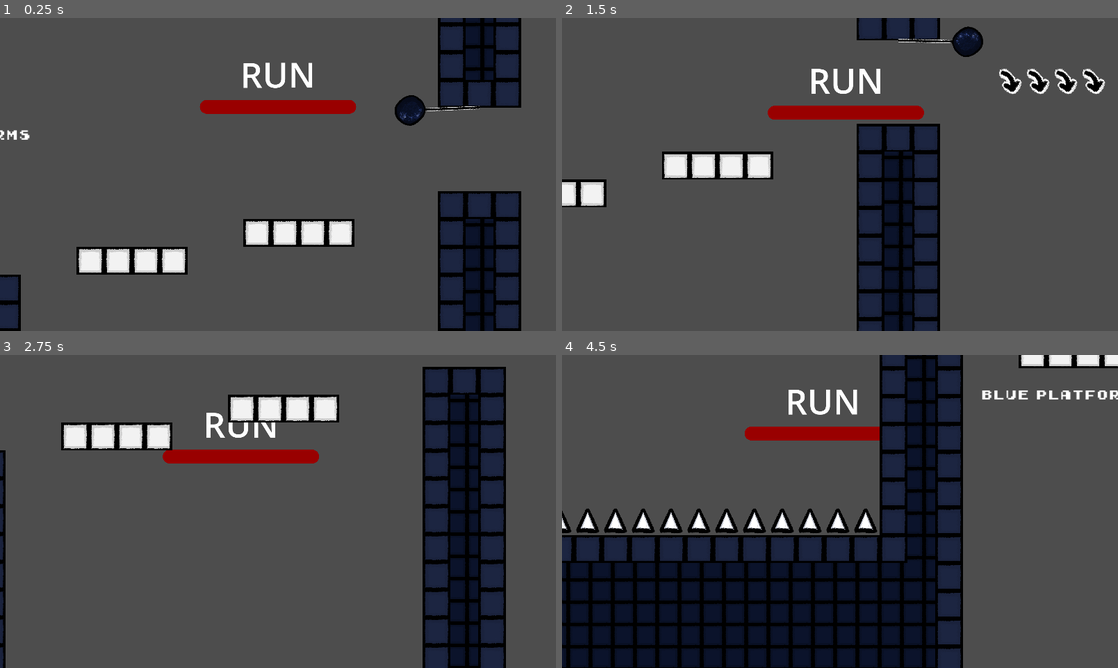
Above: before the commit, frames 1-4 (two rows, left to right).
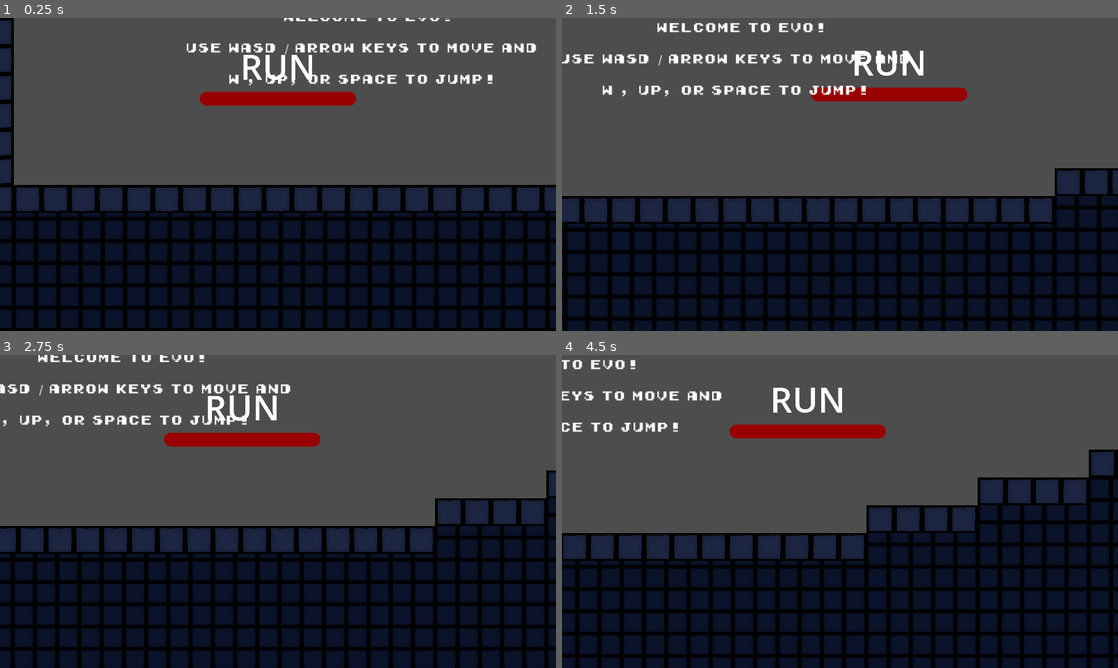
Above: after the commit, the same moments.

Repository: alexeiMikhail/evo
Game: Godot game, scene res://level_1.tscn
Same seed, same stepped clock (60 frames per second), same inputs: the game is played once before the commit and once after it.
Inputs:
- Up to frame 1 (0.25 s): no input
- Up to frame 2 (1.5 s): tap Space at 0.5, 1.25 s; hold Right (move_right) from 0.53 s (still down); tap Shift (dash) at 0.6, 1.35 s; tap Up (jump) at 0.77 s
- Up to frame 3 (2.75 s): tap Up (jump) at 1.52 s; tap Space at 2 s; release Right (move_right) at 2.03 s; hold Left (move_left) from 2.03 s (still down); tap Shift (dash) at 2.1 s
- Up to frame 4 (4.5 s): tap Space at 2.75, 3.5, 4.25 s; release Left (move_left) at 2.78 s; hold Right (move_right) 2.78-4.28 s; tap Shift (dash) at 2.85, 3.6, 4.35 s; tap Up (jump) at 3.02, 3.77 s; hold Left (move_left) from 4.28 s (still down)

The runs differ from the first frame. In frame 1, 52% of the frame differs, in the area x 0-100%, y 0-100%; in frame 2, 54%; in frame 3, 58%; in frame 4, 46%.
Error before the commit: Invalid call. Nonexistent function '_restart' in base 'Window'. (res://alien.gd:241)

Commit message:
reset alien position

Diff:
--- a/level_1.tscn
+++ b/level_1.tscn
@@ -116,7 +116,7 @@
 position = Vector2(546, 210)
 
 [node name="Alien" parent="." node_paths=PackedStringArray("starting_location") instance=ExtResource("1_qmwnj")]
-position = Vector2(4496, -176)
+position = Vector2(352, 360)
 starting_location = NodePath("../StartingLocation")
 
 [node name="Camera2D" type="Camera2D" parent="Alien"]
